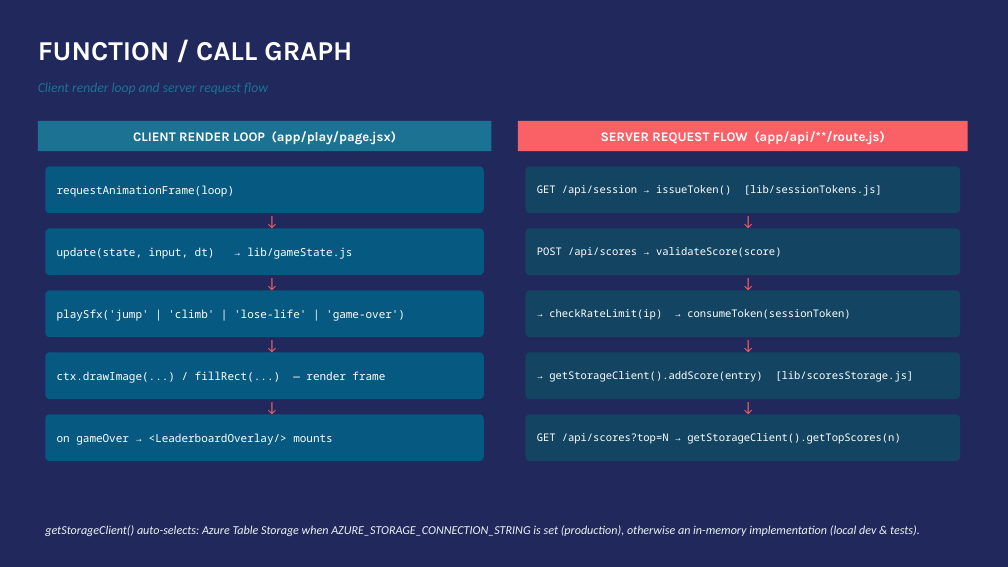
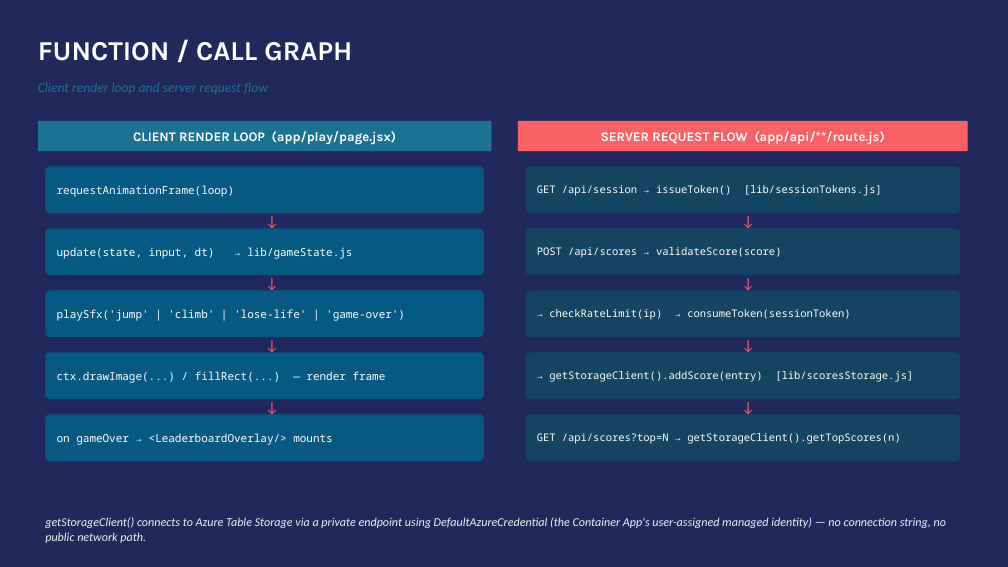
Before and after one commit to bedro96/raccoon, a slide deck: slide 5 of Ponpoko-Technical-Architecture.pptx. Drawn at 1008x567 pixels with LibreOffice and Linux fonts; fonts in the diff are those of the drawing. Boxes give left, top, right and bottom in pixels: in the first picture for what was removed or moved away, otherwise in the second. Text is boxed around its words. In the diff, an @@ line names an element or a change of style, - is before the commit and + after.

```diff
--- a/Ponpoko-Technical-Architecture.pptx
+++ b/Ponpoko-Technical-Architecture.pptx
@@ text at (45,517,946,543): text changed @@
-getStorageClient() auto-selects: Azure Table Storage when AZURE_STORAGE_CONNECTION_STRING is set (production), otherwise an in-memory implementation (local dev & tests).
+getStorageClient() connects to Azure Table Storage via a private endpoint using DefaultAzureCredential (the Container App's user-assigned managed identity) — no connection string, no public network path.
```
Also in this commit, not shown: 9 other slides changed.
